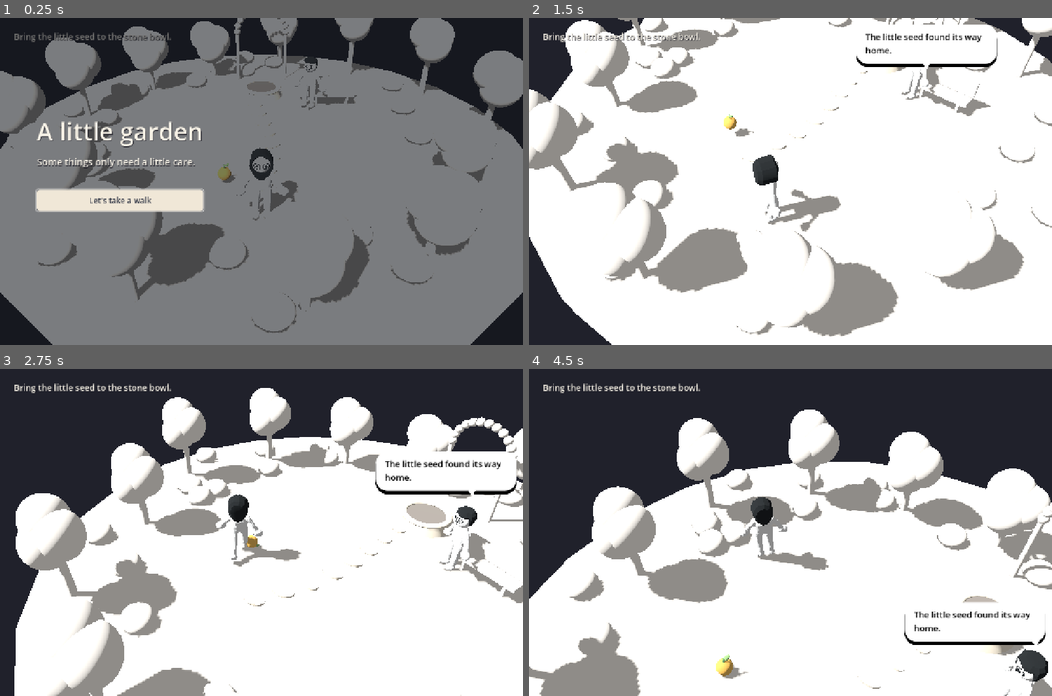
Above: before the commit, frames 1-4 (two rows, left to right).
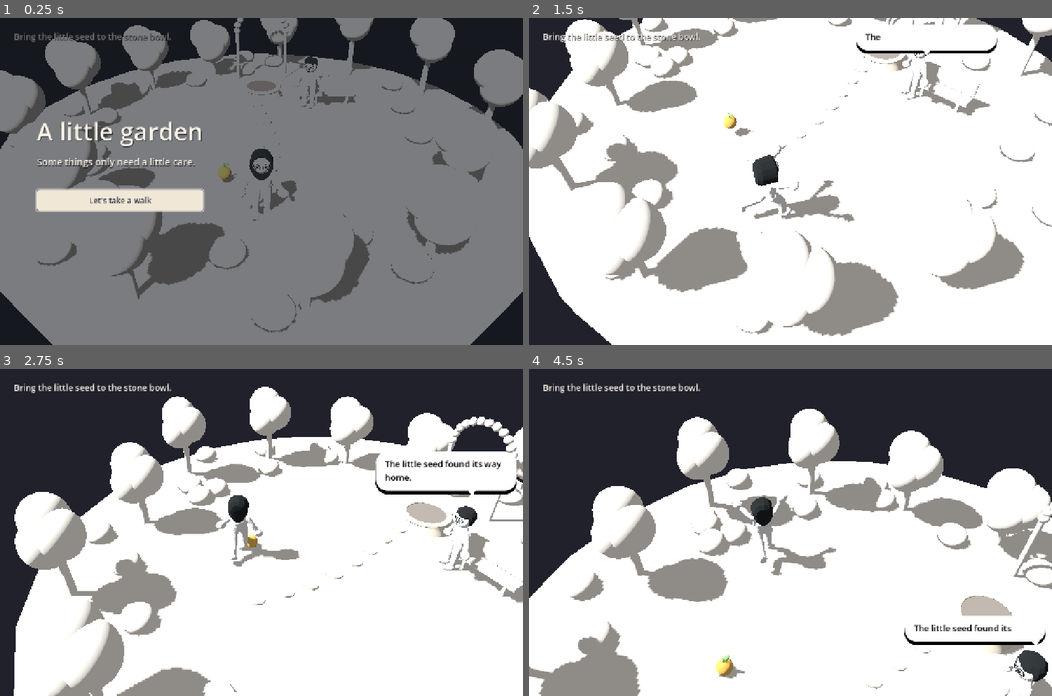
Above: after the commit, the same moments.

Repository: DancingPumpkin65/little-garden
Game: Godot game, scene res://main.tscn
Same seed, same stepped clock (60 frames per second), same inputs: the game is played once before the commit and once after it.
Inputs (mouse positions are in pixels of both pictures, inside the frame that each line leads up to):
- Up to frame 1 (0.25 s): no input
- Up to frame 2 (1.5 s): tap Enter at 0.5 s; move the mouse to (905, 165) at 0.52 s; hold D 0.53-1.28 s; tap E at 0.6 s; click (905, 165) at 0.67 s; tap Space at 0.77 s; move the mouse to (764, 181) at 1.27 s; hold W from 1.28 s (still down); tap R at 1.35 s
- Up to frame 3 (2.75 s): keep holding W; tap Space at 1.52 s; move the mouse to (271, 525) at 2.02 s; hold Shift from 2.03 s (still down)
- Up to frame 4 (4.5 s): keep holding W; move the mouse to (785, 539) at 2.77 s; release Shift at 2.78 s; tap E at 2.85 s; click (785, 539) at 2.92 s; tap Space at 3.02, 3.77 s; move the mouse to (827, 535) at 3.52 s; tap R at 3.6 s; move the mouse to (748, 529) at 4.27 s; tap Shift at 4.35 s

The runs differ from the first frame. In frame 1, 1.8% of the frame differs, in the area x 0-100%, y 0-97%; in frame 2, 3.5%, in the area x 0-100%, y 0-98%; in frame 3, 1.9%; in frame 4, 3.0%.

Commit message:
Type dialogue with murmurs and fix grounded movement and jump poses

Diff:
--- a/scripts/character.gd
+++ b/scripts/character.gd
@@ -16,6 +16,7 @@
 	if "--procedural-character" in OS.get_cmdline_user_args():
 		super._ready()
 		return
+	safe_margin = 0.001
 	var collision := CollisionShape3D.new()
 	var capsule := CapsuleShape3D.new()
 	capsule.radius = 0.3
@@ -35,11 +36,16 @@
 		bone_ids[name] = index
 		bone_bases[name] = imported_skeleton.get_bone_global_rest(index).basis.orthonormalized()
 		rest_rotations[name] = imported_skeleton.get_bone_pose_rotation(index)
+	var sole_height := INF
 	for node in model_root.find_children("*", "MeshInstance3D", true, false):
 		var instance := node as MeshInstance3D
+		var bounds: AABB = (model_root.global_transform.affine_inverse() * instance.global_transform) * instance.get_aabb()
+		sole_height = minf(sole_height, bounds.position.y)
 		for surface in range(instance.mesh.get_surface_count()):
 			var material := instance.mesh.surface_get_material(surface) as BaseMaterial3D
 			material.disable_receive_shadows = true
+	# Mesh soles and capsule bottom share the same origin.
+	model_root.position.y = -sole_height
 	# Empty pose nodes retain the controller's existing animation state contract.
 	visual.add_child(head)
 	for limb in [left_arm, right_arm, left_leg, right_leg]: visual.add_child(limb)
--- a/scripts/game.gd
+++ b/scripts/game.gd
@@ -49,11 +49,13 @@
 	player.position = Vector3(0, 0.2, 5.7)
 	add_child(player)
 	friend.npc = true
-	friend.position = Vector3(2.4, 0.05, -3.1)
+	friend.position = Vector3(2.4, 0.02, -3.1)
 	friend.rotation.y = -0.5
 	add_child(friend)
 	add_child(sound)
 	add_child(hud)
+	hud.letter_spoken.connect(sound.murmur)
+	player.jumped.connect(sound.jump)
 	hud.begin.connect(start)
 	hud.resumed.connect(func(): set_pause(false))
 	hud.restarted.connect(func(): get_tree().reload_current_scene())
@@ -141,7 +143,7 @@
 
 func say(text: String, seconds: float = 4.0) -> void:
 	hud.speech(text)
-	speech_time = seconds
+	speech_time = maxf(seconds, text.length() * 0.045 + 2.0)
 
 func set_pause(value: bool) -> void:
 	pause = value
@@ -272,7 +274,7 @@
 	if not player.action.is_empty(): player.drive = Vector3.ZERO
 	update_action(delta)
 	if held:
-		if player.action != "throw":
+		if charging:
 			player.visual.rotation.y = lerp_angle(player.visual.rotation.y, atan2(forward().x, forward().z), delta * 10)
 		ball.global_position = player.fruit_position()
 		ball.rotation = Vector3(0, elapsed * 0.5, 0)
--- a/scripts/garden.gd
+++ b/scripts/garden.gd
@@ -29,7 +29,7 @@
 	shape.radius = 11.45
 	shape.height = 1.1
 	col.shape = shape
-	floor_body.position.y = -0.5
+	floor_body.position.y = -0.53
 	floor_body.add_child(col)
 	add_child(floor_body)
 	# Raised stones mark the route without adding a HUD arrow.
--- a/scripts/interface.gd
+++ b/scripts/interface.gd
@@ -1,6 +1,7 @@
 class_name GardenInterface
 extends CanvasLayer
 
+signal letter_spoken(letter: String)
 signal begin
 signal resumed
 signal restarted
@@ -13,6 +14,9 @@
 var bubble_tail := Polygon2D.new()
 var charge := ProgressBar.new()
 var finish: Label
+var typing_clock := 0.0
+var spoken_letters := 0
+const LETTER_INTERVAL := 0.034
 
 func label(text: String, size: int, color := Color("faf5e9")) -> Label:
 	var node := Label.new()
@@ -127,6 +131,9 @@
 
 func speech(text: String) -> void:
 	dialogue.text = text.trim_prefix("Ari: ")
+	dialogue.visible_characters = 0
+	typing_clock = 0
+	spoken_letters = 0
 	bubble.visible = not text.is_empty()
 	bubble.reset_size()
 
@@ -139,3 +146,18 @@
 	bubble.visible = bubble.visible and Rect2(Vector2.ZERO, viewport_size).has_point(point)
 	bubble.position = Vector2(clampf(point.x - bubble.size.x / 2, 16, viewport_size.x - bubble.size.x - 16), maxf(16, point.y - bubble.size.y - 22))
 	bubble_tail.position = Vector2(clampf(point.x - bubble.position.x, 24, bubble.size.x - 24), bubble.size.y)
+
+func _process(delta: float) -> void:
+	if get_tree().paused or dialogue.visible_characters >= dialogue.text.length(): return
+	typing_clock += delta
+	while typing_clock >= LETTER_INTERVAL and dialogue.visible_characters < dialogue.text.length():
+		typing_clock -= LETTER_INTERVAL
+		var letter := dialogue.text.substr(dialogue.visible_characters, 1)
+		dialogue.visible_characters += 1
+		if letter in [".", "!", "?"]:
+			typing_clock -= 0.17
+		elif letter in [",", ":", ";"]:
+			typing_clock -= 0.07
+		elif not letter.strip_edges().is_empty():
+			spoken_letters += 1
+			if spoken_letters % 2 == 1: letter_spoken.emit(letter)
--- a/scripts/legacy/procedural_character.gd
+++ b/scripts/legacy/procedural_character.gd
@@ -1,5 +1,7 @@
 class_name ProceduralGardenCharacter
 extends CharacterBody3D
+
+signal jumped
 
 var visual := Node3D.new()
 var left_arm := Node3D.new()
@@ -20,6 +22,7 @@
 var npc := false
 
 func _ready() -> void:
+	safe_margin = 0.001
 	var collision := CollisionShape3D.new()
 	var capsule := CapsuleShape3D.new()
 	capsule.radius = 0.3
@@ -123,13 +126,15 @@
 	if npc:
 		gait += delta
 		head.rotation.z = sin(gait * 1.4) * 0.025
-		visual.position.y = sin(gait * 2) * 0.015
+		visual.position.y = 0
 		return
 	var speed := 5.4 if sprint else 3.5
 	velocity.x = move_toward(velocity.x, drive.x * speed, delta * 18)
 	velocity.z = move_toward(velocity.z, drive.z * speed, delta * 18)
 	if not is_on_floor(): velocity.y -= 18 * delta
-	if jump_requested and is_on_floor(): velocity.y = 6.4
+	if jump_requested and is_on_floor():
+		velocity.y = 6.4
+		jumped.emit()
 	jump_requested = false
 	move_and_slide()
 	var planar_speed := Vector2(velocity.x, velocity.z).length()
@@ -147,15 +152,18 @@
 	for i in range(2):
 		var phase := gait + i * PI
 		var leg := left_leg if i == 0 else right_leg
-		var hip := -cos(phase) * amplitude * stride if grounded else -0.18
-		var knee := pow(maxf(0, -sin(phase)), 1.5) * (1.05 if sprint else 0.7) * stride if grounded else 0.5
+		var hip := -cos(phase) * amplitude * stride if grounded else (-0.65 if i == 0 else 0.55)
+		var knee := pow(maxf(0, -sin(phase)), 1.5) * (1.05 if sprint else 0.7) * stride if grounded else (0.55 if i == 0 else 0.85)
 		leg.rotation.x = lerpf(leg.rotation.x, hip, blend)
 		knees[i].rotation.x = lerpf(knees[i].rotation.x, knee, blend)
 		elbows[i].rotation.x = lerpf(elbows[i].rotation.x, -0.6 if carrying else -0.16 - stride * 0.12, blend)
-	left_arm.rotation.x = lerpf(left_arm.rotation.x, -0.95 if carrying else cos(gait) * 0.38 * stride, blend)
-	right_arm.rotation.x = lerpf(right_arm.rotation.x, -0.95 if carrying else -cos(gait) * 0.38 * stride, blend)
+	left_arm.rotation.x = lerpf(left_arm.rotation.x, (-0.95 if carrying else cos(gait) * 0.38 * stride) if grounded else -2.25, blend)
+	right_arm.rotation.x = lerpf(right_arm.rotation.x, (-0.95 if carrying else -cos(gait) * 0.38 * stride) if grounded else (-2.25 if carrying else -2.05), blend)
 	left_arm.rotation.z = -0.13 if carrying else -0.45
 	right_arm.rotation.z = 0.13 if carrying else 0.45
+	if not grounded:
+		left_arm.rotation.z = -0.25
+		right_arm.rotation.z = 0.25
 	visual.position.y = lerpf(visual.position.y, (1.0 - cos(gait * 2)) * 0.018 * stride if grounded else 0.0, blend)
 	visual.rotation.z = lerpf(visual.rotation.z, sin(gait) * 0.018 * stride, blend)
 	head.rotation.z = sin(gait) * 0.01 * stride
--- a/scripts/sound.gd
+++ b/scripts/sound.gd
@@ -3,11 +3,21 @@
 
 var player := AudioStreamPlayer.new()
 var hum := AudioStreamPlayer.new()
+var voice := AudioStreamPlayer.new()
+var effects := AudioStreamPlayer.new()
+var syllables: Array[AudioStreamWAV] = []
+var jump_clip: AudioStreamWAV
 
 func _ready() -> void:
 	add_child(player)
 	add_child(hum)
+	add_child(voice)
+	add_child(effects)
 	if DisplayServer.get_name() == "headless": return
+	voice.volume_db = -20
+	effects.volume_db = -17
+	for frequency in [135, 148, 161, 174, 187]: syllables.append(voice_tone(frequency))
+	jump_clip = jump_tone()
 	player.volume_db = -14
 	hum.volume_db = -29
 	var stream := tone(196, 4.0, true)
@@ -40,5 +50,43 @@
 func silence() -> void:
 	player.stop()
 	hum.stop()
+	voice.stop()
+	effects.stop()
+	voice.stream = null
+	effects.stream = null
 	player.stream = null
 	hum.stream = null
+
+# Short voiced syllables vary by letter without interrupting the ambient/chime players.
+func voice_tone(frequency: float) -> AudioStreamWAV:
+	var stream := tone(frequency, 0.075)
+	var data := stream.data
+	for i in range(data.size() / 2):
+		var t := i / 22050.0
+		var envelope := sin(PI * t / 0.075)
+		var wave := sin(TAU * frequency * t) + 0.32 * sin(TAU * frequency * 3 * t) + 0.14 * sin(TAU * 720 * t)
+		data.encode_s16(i * 2, int(wave * envelope * 11000))
+	stream.data = data
+	return stream
+
+func murmur(letter: String) -> void:
+	if syllables.is_empty(): return
+	voice.stream = syllables[letter.unicode_at(0) % syllables.size()]
+	voice.play()
+
+func jump_tone() -> AudioStreamWAV:
+	var stream := tone(280, 0.24)
+	var phase := 0.0
+	var data := stream.data
+	for i in range(data.size() / 2):
+		var t := i / 22050.0
+		var progress := t / 0.24
+		phase += TAU * lerpf(220, 560, sin(progress * PI)) / 22050.0
+		data.encode_s16(i * 2, int((sin(phase) + 0.15 * sin(phase * 2)) * sin(PI * progress) * 11000))
+	stream.data = data
+	return stream
+
+func jump() -> void:
+	if jump_clip == null: return
+	effects.stream = jump_clip
+	effects.play()
--- /dev/null
+++ b/tests/capture_jump_dialogue.gd
@@ -0,0 +1,27 @@
+extends SceneTree
+func _initialize() -> void: run.call_deferred()
+func run() -> void:
+ var game = load("res://main.tscn").instantiate()
+ root.add_child(game)
+ game.start()
+ game.player.position = Vector3(3, 0.1, 1.5)
+ for i in range(20): await physics_frame
+ game.player.jump_requested = true
+ for i in range(12): await physics_frame
+ game.camera.position = game.player.position + Vector3(4.5, 1.4, 4)
+ game.camera.look_at(game.player.position + Vector3.UP * 1.3)
+ await RenderingServer.frame_post_draw
+ root.get_texture().get_image().save_png("res://artifacts/jump-pose.png")
+ for i in range(70): await physics_frame
+ game.say("That little seed has been waiting for you.")
+ for i in range(16): await physics_frame
+ game.set_physics_process(false)
+ game.camera.position = Vector3(5, 4.2, 5)
+ game.camera.look_at(Vector3(1.5, 1.3, -2))
+ game.hud.place_speech(game.camera, game.friend.global_position + Vector3.UP * 2.9)
+ await RenderingServer.frame_post_draw
+ root.get_texture().get_image().save_png("res://artifacts/typing-bubble.png")
+ game.sound.voice_tone(148).save_to_wav("res://artifacts/murmur.wav")
+ game.sound.jump_tone().save_to_wav("res://artifacts/jump.wav")
+ game.sound.silence()
+ quit()
--- /dev/null
+++ b/tests/dialogue_movement.gd
@@ -0,0 +1,54 @@
+extends SceneTree
+func _initialize() -> void: run.call_deferred()
+func run() -> void:
+ var game = load("res://main.tscn").instantiate()
+ root.add_child(game)
+ game.testing = true
+ game.test_tick = -10000
+ game.start()
+ game.player.position = Vector3(-1.4, 0.1, 4.5)
+ game.interact()
+ for i in range(65): await physics_frame
+ game.player.drive = Vector3.RIGHT
+ for i in range(60): await physics_frame
+ print("CARRY_FACING_ERROR ", absf(angle_difference(game.player.visual.rotation.y, PI/2)))
+ assert(absf(angle_difference(game.player.visual.rotation.y, PI/2)) < 0.1, "carrying must turn fully toward movement")
+ game.player.drive = Vector3.ZERO
+ for i in range(35): await physics_frame
+ var meshes: Array[Node] = game.player.model_root.find_children("*", "MeshInstance3D", true, false)
+ var soles := INF
+ for mesh in meshes:
+  var bounds: AABB = mesh.global_transform * mesh.get_aabb()
+  soles = minf(soles, bounds.position.y)
+ assert(absf(soles - 0.02) < 0.015, "visible soles rest on the visible ground")
+ assert(absf(game.friend.position.y - 0.02) < 0.001 and game.friend.visual.position.y == 0, "companion stays on the ground")
+ var jumps := [0]
+ game.player.jumped.connect(func(): jumps[0] += 1)
+ game.player.jump_requested = true
+ for i in range(10): await physics_frame
+ assert(jumps[0] == 1 and not game.player.is_on_floor(), "jump emits one takeoff sound event")
+ assert(game.player.left_arm.rotation.x < -1.7 and game.player.right_arm.rotation.x < -1.7, "jump raises both hands")
+ assert(game.player.left_leg.rotation.x < -0.4 and game.player.right_leg.rotation.x > 0.3, "jump splits legs forward and backward")
+ for i in range(65): await physics_frame
+ assert(game.player.is_on_floor(), "jump lands")
+ game.hud.set_process(false)
+ var syllables := [0]
+ game.hud.letter_spoken.connect(func(_letter: String): syllables[0] += 1)
+ game.hud.speech("Hello, garden.")
+ assert(game.hud.dialogue.visible_characters == 0, "new message starts empty")
+ game.hud._process(0.035)
+ assert(game.hud.dialogue.visible_characters == 1 and syllables[0] == 1, "first letter reveals with a voice event")
+ game.set_pause(true)
+ game.hud._process(1.0)
+ assert(game.hud.dialogue.visible_characters == 1, "pause stops typing")
+ game.set_pause(false)
+ for i in range(80): game.hud._process(0.034)
+ assert(game.hud.dialogue.visible_characters == game.hud.dialogue.text.length(), "message completes")
+ game.hud.speech("New line")
+ assert(game.hud.dialogue.visible_characters == 0, "replacement restarts typing")
+ for clip in [game.sound.voice_tone(148), game.sound.jump_tone()]:
+  assert(clip.data.size() > 2000, "voice and jump have PCM samples")
+  assert(clip.data.decode_s16(1000) != 0, "generated sound is audible")
+ print("DIALOGUE_MOVEMENT_PASS typing, murmur events, pause, grounded soles, carry steering, jump pose and sound")
+ game.sound.silence()
+ quit()
